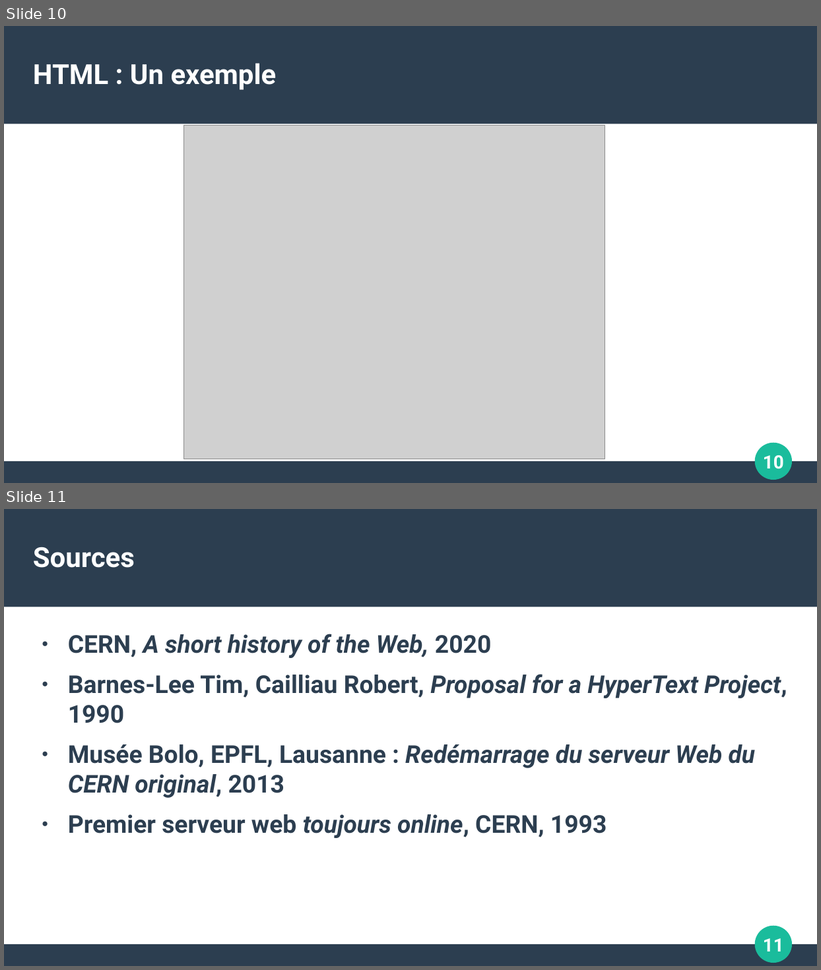
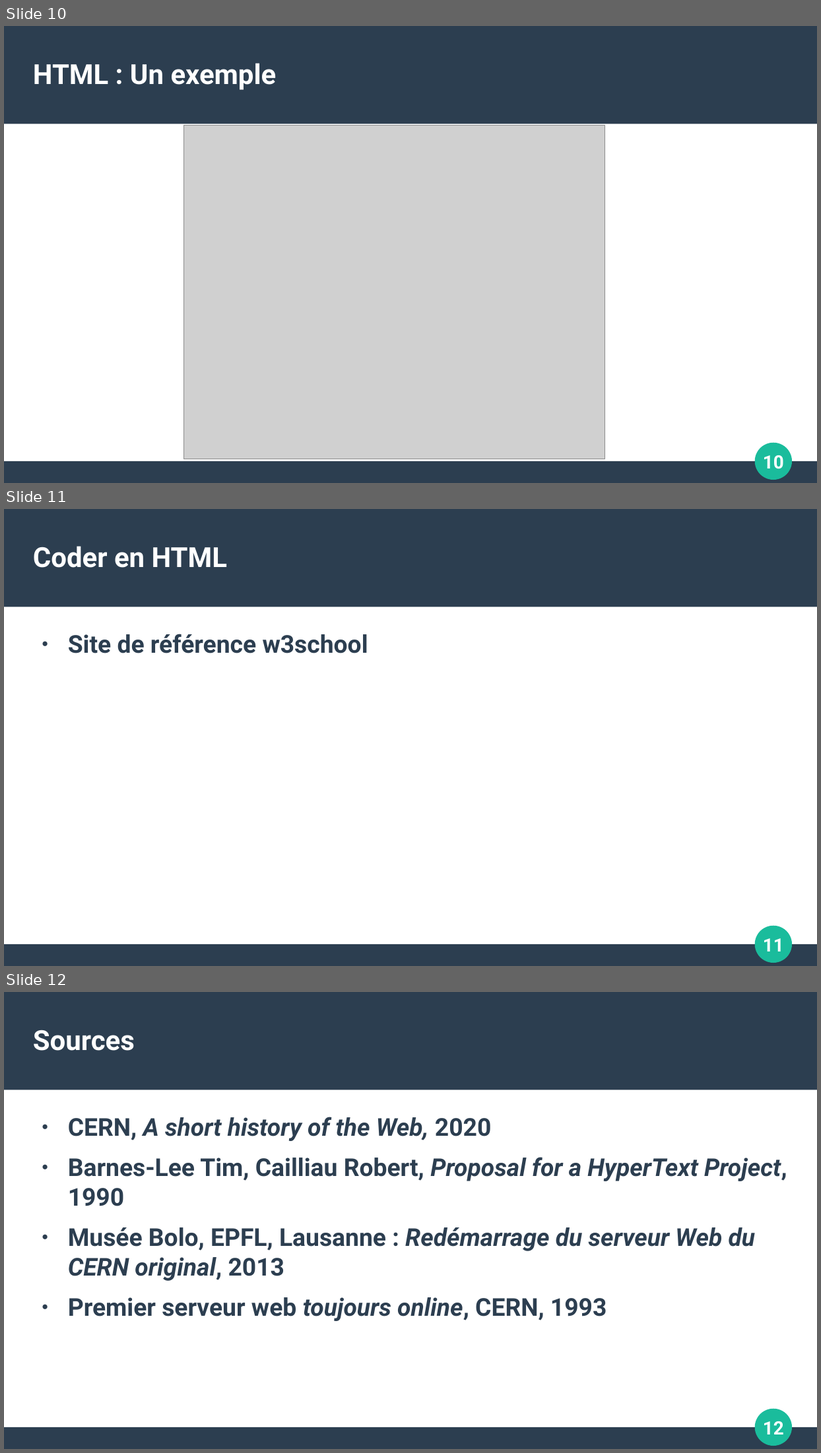
Before and after one commit to vkeller/modulo-gybe, a slide deck: 1C/web/FonctionnementDuWeb.odp. Shown one above the other, each under a label of ours: slides 10 and 11 before the commit, slides 10, 11 and 12 after it. The pictures are 821x970 and 821x1453 pixels, drawn with LibreOffice and Linux fonts; fonts in the diff are those of the drawing; grey boxes stand for pictures. Boxes give left, top, right and bottom in pixels: in the first picture for what was removed or moved away, otherwise in the second. Text is boxed around its words. In the diff, an @@ line names an element or a change of style, - is before the commit and + after.

```diff
--- a/1C/web/FonctionnementDuWeb.odp
+++ b/1C/web/FonctionnementDuWeb.odp
@@ slide 11 added at bbox=[4, 509, 817, 966], background #FFFFFF; not listed: 4 template elements that a slide beside it also shows @@
@@ title added at bbox=[33, 546, 227, 568], 27 pt, text #FFFFFF, bold @@
+Coder en HTML
@@ text added at bbox=[68, 634, 368, 654], 24 pt, text #2C3E50, bold @@
+● Site de référence w3school
@@ what was slide 11 is now slide 12 @@
@@ page number at bbox=[763, 1422, 784, 1435]: text changed @@
-11
+12
```
Also in this commit, not shown: 3 other files.
